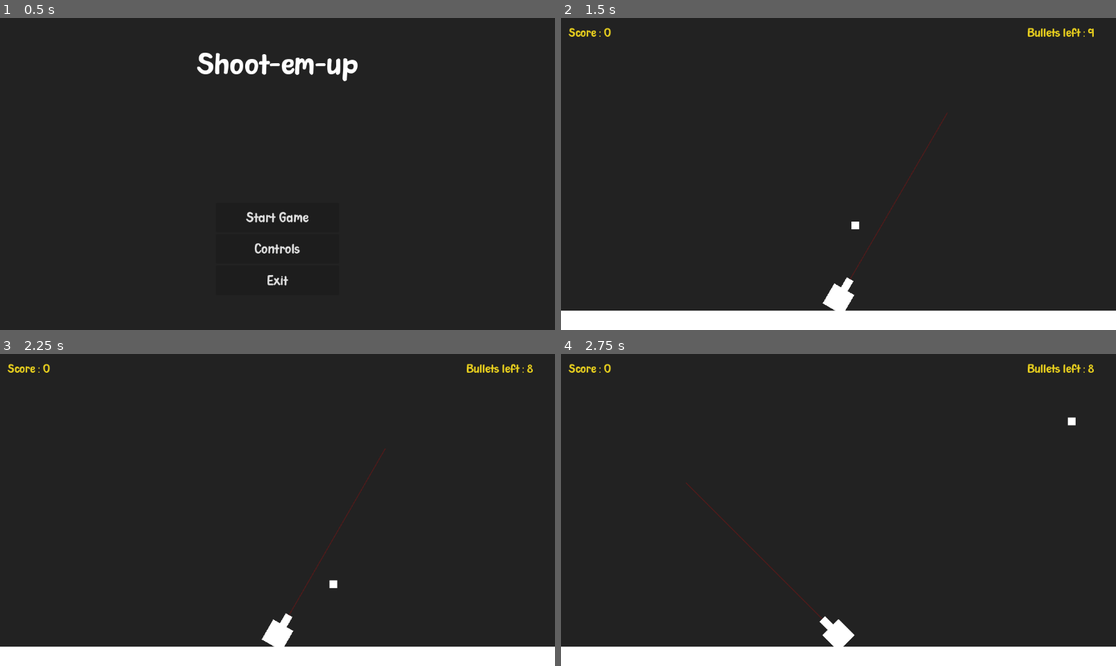
Above: before the commit, frames 1-4 (two rows, left to right).
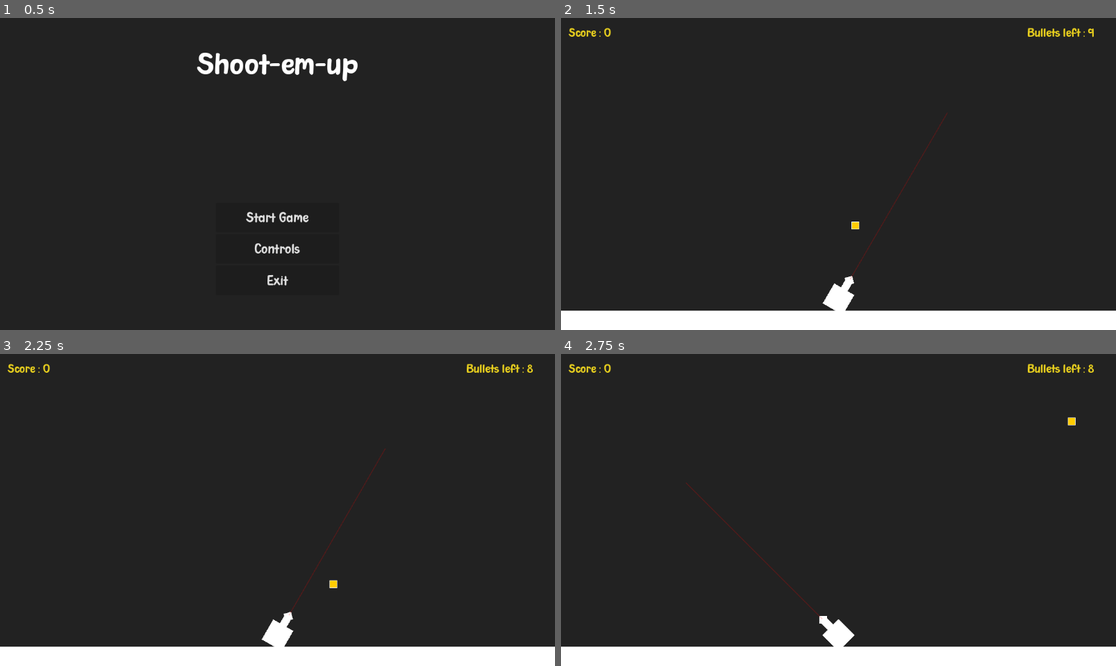
Above: after the commit, the same moments.

Repository: ankit-suman-07/PROJECTILE_2d
Game: Godot game, scene res://scenes/main_menu.tscn
Two runs of this game, one before a commit and one after it. Both use one fixed random seed, a clock stepped at 60 frames per second and the inputs below.
Inputs:
- Up to frame 1 (0.5 s): no input
- Up to frame 2 (1.5 s): click "Start Game" at 0.5 s; tap Enter at 1.25 s; hold D (right) from 1.28 s (still down); tap Space (shoot) at 1.35 s
- Up to frame 3 (2.25 s): release D (right) at 2.03 s; hold A (left) from 2.03 s (still down); tap Space (shoot) at 2.1 s
- Up to frame 4 (2.75 s): keep holding A (left)

Frame 1 is identical in both runs. In frame 2, less than 0.1% of the frame differs, in the area x 51-54%, y 65-86%; in frame 3, less than 0.1%; in frame 4, less than 0.1%, in the area x 46-93%, y 20-87%.

Commit message:
Modify player, bullet and target

Diff:
--- a/scenes/add_bullet.tscn
+++ b/scenes/add_bullet.tscn
@@ -15,7 +15,7 @@
 offset_top = -16.0
 offset_right = 32.0
 offset_bottom = 16.0
-color = Color(1, 0.219608, 1, 1)
+color = Color(1, 0.435294, 0.380392, 1)
 
 [node name="CollisionShape2D" type="CollisionShape2D" parent="."]
 shape = SubResource("RectangleShape2D_xoryo")
--- a/scenes/bullet.tscn
+++ b/scenes/bullet.tscn
@@ -10,11 +10,12 @@
 script = ExtResource("1_mkf8s")
 speed = 1000.0
 
-[node name="ColorRect" type="ColorRect" parent="."]
+[node name="BulletColor" type="ColorRect" parent="."]
 offset_left = -8.0
 offset_top = -8.0
 offset_right = 8.0
 offset_bottom = 8.0
+color = Color(1, 0.8, 0, 1)
 
 [node name="CollisionShape2D" type="CollisionShape2D" parent="."]
 shape = SubResource("CircleShape2D_h1aey")
@@ -22,3 +23,29 @@
 [node name="Crash" type="AudioStreamPlayer2D" parent="."]
 stream = ExtResource("2_y25gk")
 volume_db = -10.306
+
+[node name="ColorRect2" type="ColorRect" parent="."]
+offset_left = -8.0
+offset_top = -8.0
+offset_right = 8.0
+offset_bottom = -7.0
+
+[node name="ColorRect3" type="ColorRect" parent="."]
+offset_left = -8.0
+offset_top = 7.0
+offset_right = 8.0
+offset_bottom = 8.0
+
+[node name="ColorRect4" type="ColorRect" parent="."]
+offset_left = -8.0
+offset_top = 8.0
+offset_right = 8.0
+offset_bottom = 9.0
+rotation = -1.57087
+
+[node name="ColorRect5" type="ColorRect" parent="."]
+offset_left = 7.0
+offset_top = 8.0
+offset_right = 23.0
+offset_bottom = 9.0
+rotation = -1.57087
--- a/scenes/player.tscn
+++ b/scenes/player.tscn
@@ -24,6 +24,12 @@
 offset_right = 8.0
 offset_bottom = -24.0
 
+[node name="ColorRect3" type="ColorRect" parent="."]
+offset_top = -56.0
+offset_right = 16.0
+offset_bottom = -40.0
+rotation = 0.784339
+
 [node name="CollisionShape2D2" type="CollisionShape2D" parent="."]
 shape = SubResource("CircleShape2D_3vyb7")
 
